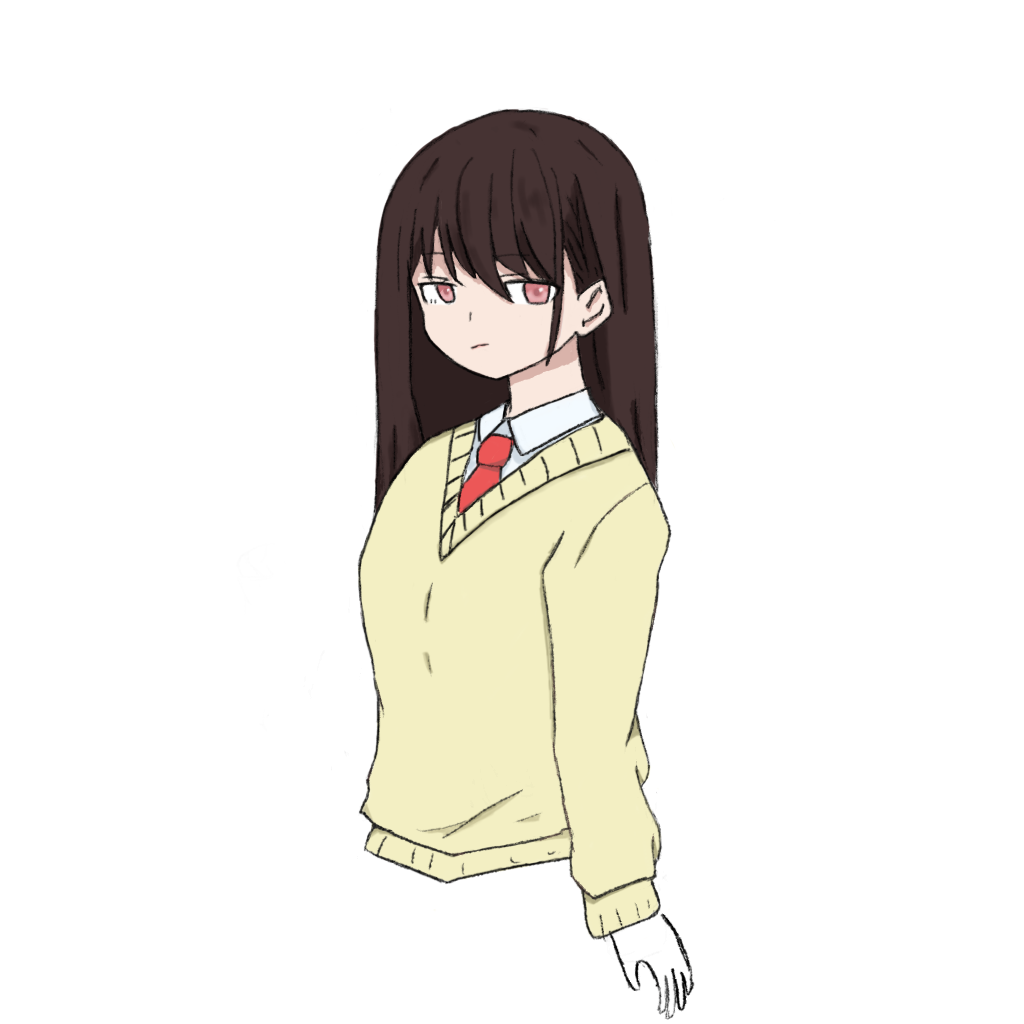
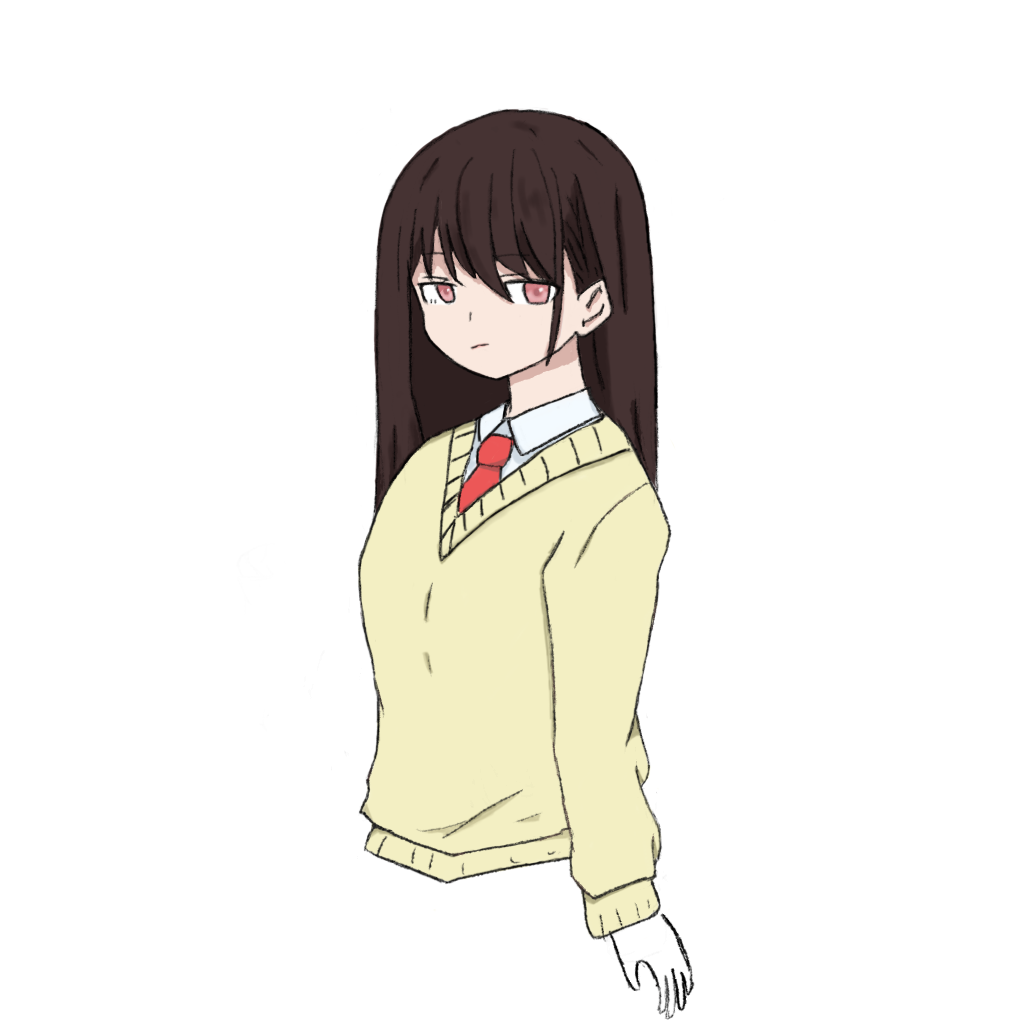
Before/after of a w=1024, h=1024 layered artwork. What changed in the layer stack:
painted on "머리카락" over [457, 121, 661, 410]
painted on "Layer 7" over [457, 182, 464, 204]
